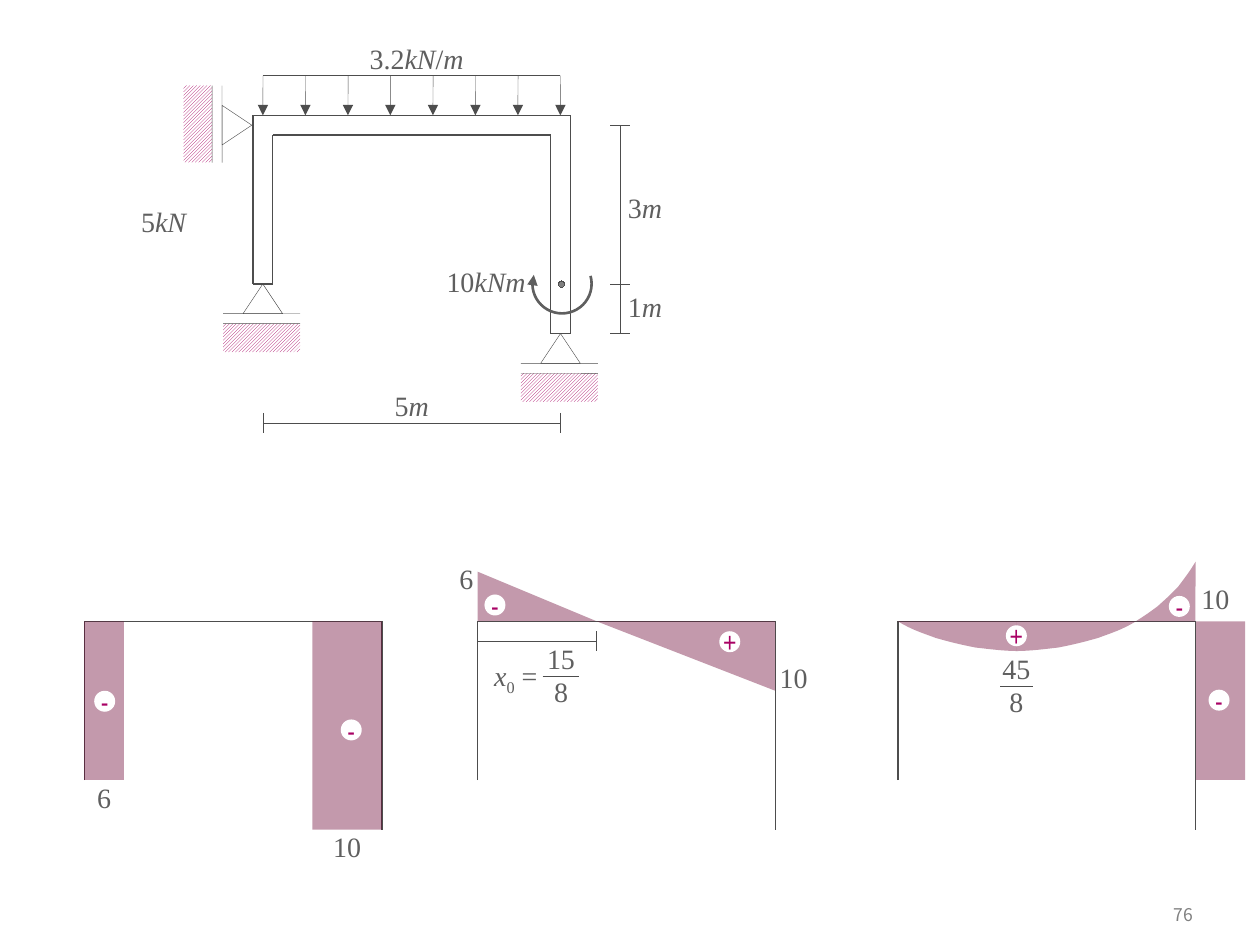
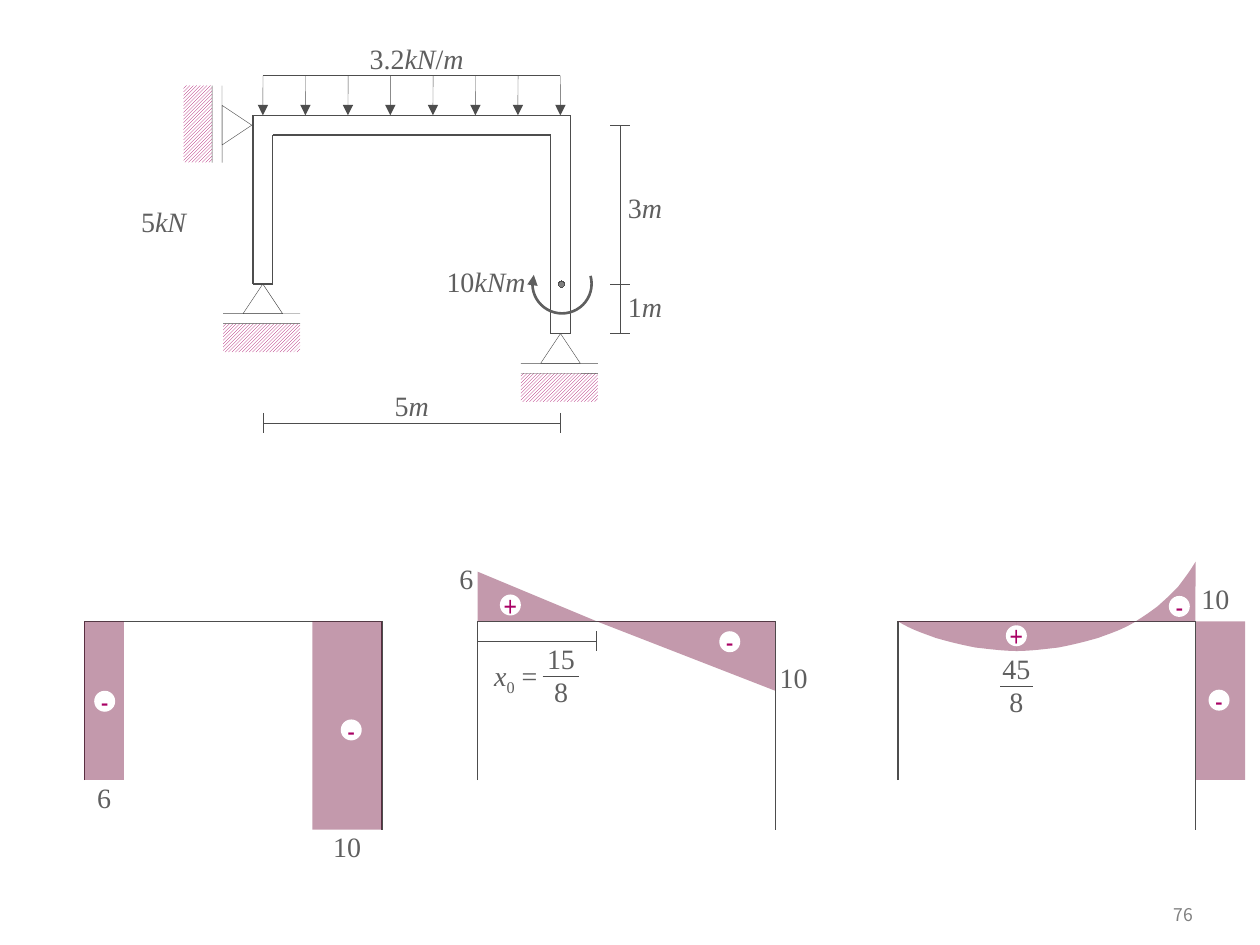
Before and after one commit to ironbell87/structural_mechanics_II, a slide deck: slide 76 of figures.pptx. Drawn at 1260x945 pixels with LibreOffice and Linux fonts; fonts in the diff are those of the drawing. Boxes give left, top, right and bottom in pixels: in the first picture for what was removed or moved away, otherwise in the second. Text is boxed around its words. In the diff, an @@ line names an element or a change of style, - is before the commit and + after.

```diff
--- a/figures.pptx
+++ b/figures.pptx
@@ text in ellipse at [500, 595, 522, 616]: text changed @@
--
++
@@ ellipse "+": place and size @@
-ellipse "+" at [484, 595, 505, 616]
+ellipse "+" at [500, 595, 522, 616]
@@ text in ellipse at [719, 631, 741, 653]: text changed @@
-+
+-
```
Also in this commit, not shown: 5 other slides changed, 7 other files.
